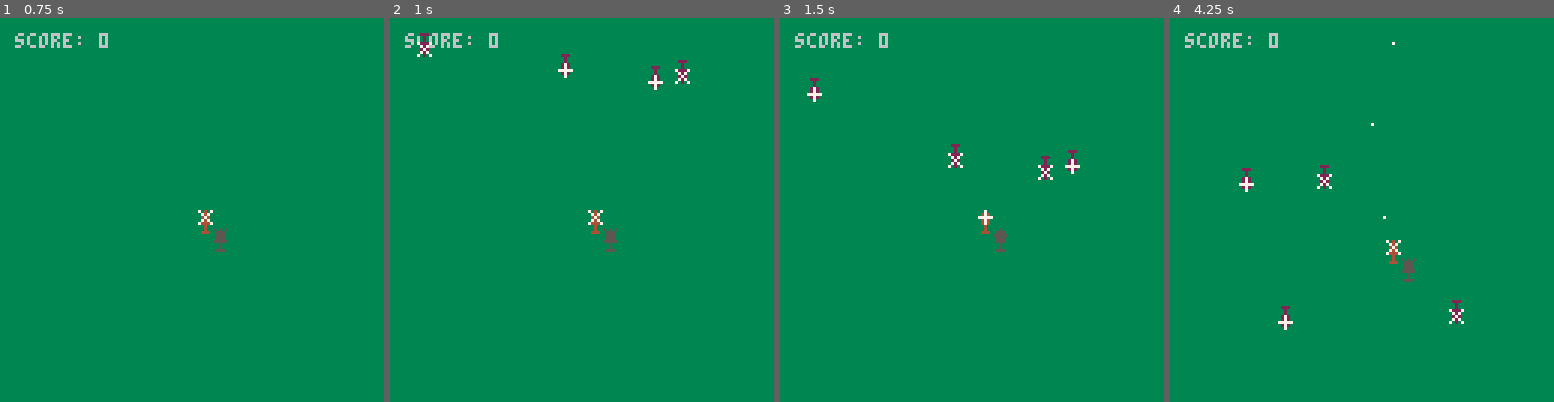
Above: before the commit, frames 1-4 (left to right).
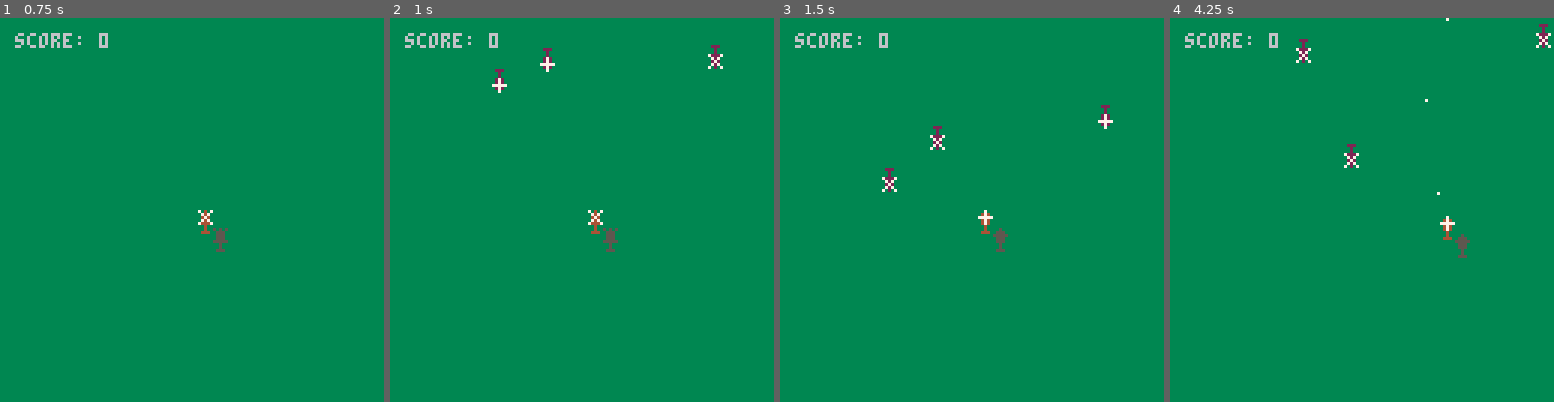
Above: after the commit, the same moments.

Repository: zothynine/heli
Game: PICO-8 cartridge heli.p8
Same seed, same stepped clock (60 frames per second), same inputs: the game is played once before the commit and once after it.
Inputs:
- Up to frame 1 (0.75 s): tap O (Z key) at 0.7 s
- Up to frame 2 (1 s): no input
- Up to frame 3 (1.5 s): no input
- Up to frame 4 (4.25 s): hold Right 1.6-2.1 s; tap O (Z key) every 0.4 s from 1.7 to 4.1 s; hold Up 2.15-2.42 s; hold Right 2.47-3.03 s; hold Left 3.08-3.58 s; hold Down 3.63-3.97 s; hold Right from 4.02 s (still down)

Frame 1 is identical in both runs. In frame 2, 0.9% of the frame differs, in the area x 7-87%, y 3-20%; in frame 3, 0.9%; in frame 4, 1.5%, in the area x 17-100%, y 0-82%.

Commit message:
Optimize enmy generation and movement and so on

Diff:
--- a/heli.p8
+++ b/heli.p8
@@ -30,6 +30,10 @@
 
 enemies = {}
 
+function ceil(num)
+	return -flr(-num)
+end
+
 --start screen
 function update_start()
 	cls()
@@ -107,7 +111,7 @@
 		show_game_over()
 	end
 	timers.global += 1
-	if count(enemies) < 4 then
+	if count(enemies) < 3 then
 		make_enemy()
 	end
 end
@@ -151,7 +155,7 @@
 							and xdiff > -4
 							and ydiff < 1 then
 					sfx(3)
-					heli.score += enemy.speed
+					heli.score += ceil(enemy.speed)
 					del(enemies,enemy)
 				end
 			end
@@ -166,9 +170,9 @@
 
 function make_enemy()
 	enemy = {
-		x = flr(rnd(128)),
+		x = flr(rnd(16)) * 8,
 		y = 0,
-		speed = flr(rnd(2)) + 1,
+		speed = 0.25 + rnd(2),
 		sprite = 0,
 		animate = function(self)
 			self.sprite += 1
@@ -179,8 +183,8 @@
 			local xdiff = self.x - opp.x
 			local ydiff = opp.y - self.y
 
-			if (xdiff < 5 and xdiff > -5) then
-				if ydiff < 8 then
+			if xdiff < 5 and xdiff > -5 then
+				if ydiff < 8 and ydiff > -8 then
 					opp.crash = 1
 				end
 			end
